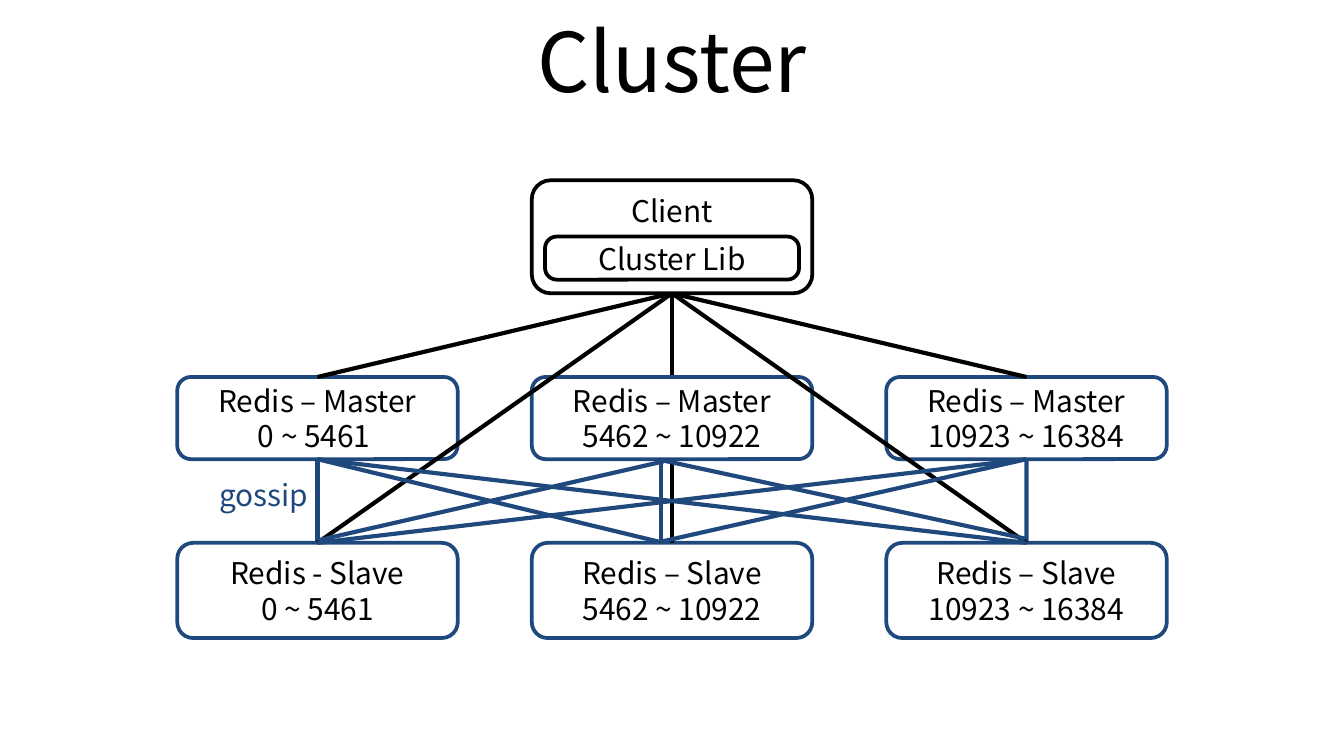
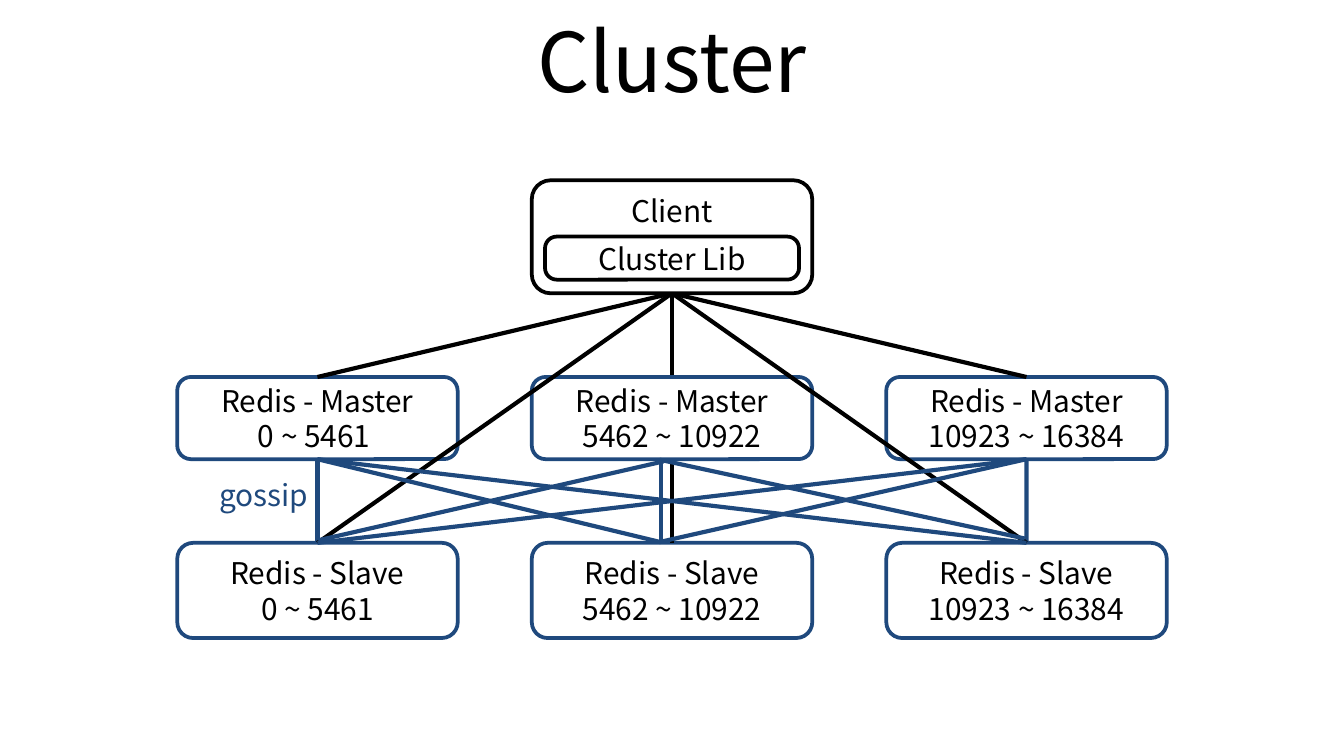
Before and after one commit to ssup2/blog-old, a slide deck: slide 2 of images/theory_analysis/Redis_Master_Slave_Cluster/Redis_Master_Slave_Cluster.pptx. Drawn at 1344x756 pixels with LibreOffice and Linux fonts; fonts in the diff are those of the drawing. Boxes give left, top, right and bottom in pixels: in the first picture for what was removed or moved away, otherwise in the second. Text is boxed around its words. In the diff, an @@ line names an element or a change of style, - is before the commit and + after.

Commit message:
Update Redis

```diff
--- a/images/theory_analysis/Redis_Master_Slave_Cluster/Redis_Master_Slave_Cluster.pptx
+++ b/images/theory_analysis/Redis_Master_Slave_Cluster/Redis_Master_Slave_Cluster.pptx
@@ text in rounded rectangle at (x1=221, y1=388, x2=413, y2=413): text changed @@
-Redis – Master
+Redis - Master
@@ text in rounded rectangle at (x1=576, y1=388, x2=768, y2=413): text changed @@
-Redis – Master
+Redis - Master
@@ text in rounded rectangle at (x1=930, y1=388, x2=1123, y2=413): text changed @@
-Redis – Master
+Redis - Master
@@ text in rounded rectangle at (x1=585, y1=560, x2=759, y2=585): text changed @@
-Redis – Slave
+Redis - Slave
@@ text in rounded rectangle at (x1=939, y1=560, x2=1114, y2=585): text changed @@
-Redis – Slave
+Redis - Slave
```
Also in this commit, not shown: 2 other files.
